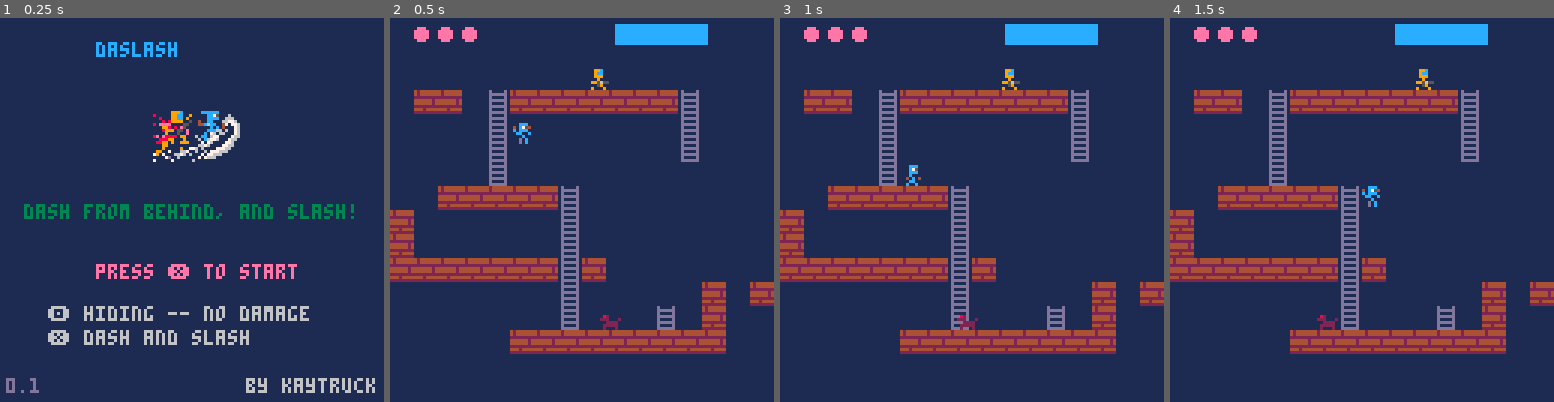
Above: before the commit, frames 1-4 (left to right).
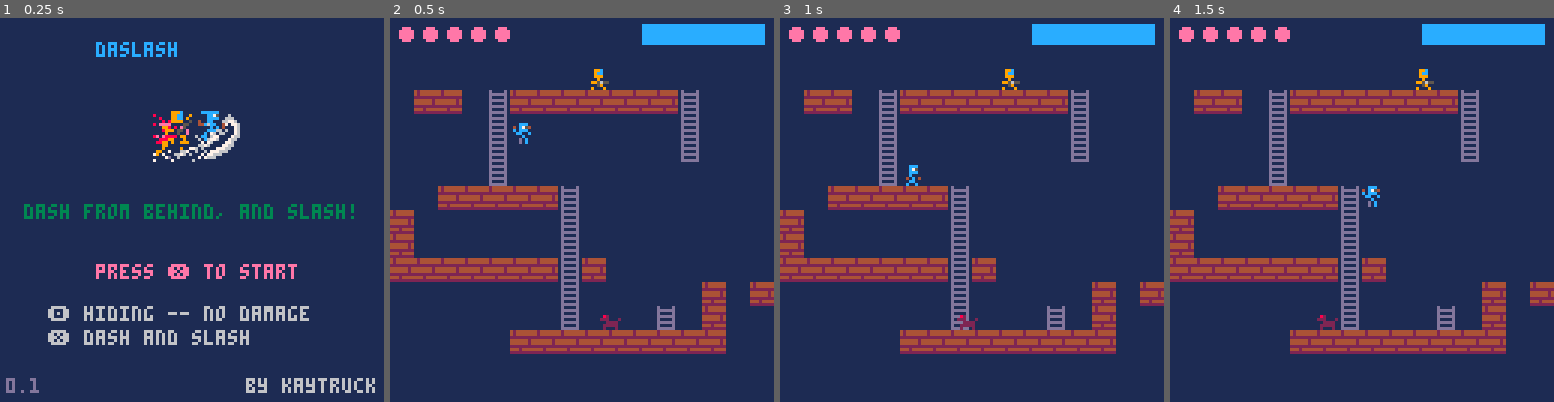
Above: after the commit, the same moments.

Repository: kaytruck/daslash
Game: PICO-8 cartridge daslash.p8
Same seed, same stepped clock (60 frames per second), same inputs: the game is played once before the commit and once after it.
Inputs:
- Up to frame 1 (0.25 s): no input
- Up to frame 2 (0.5 s): tap X (X key) at 0.33 s
- Up to frame 3 (1 s): tap O (Z key) at 0.7 s
- Up to frame 4 (1.5 s): tap X (X key) at 1.07 s

Frame 1 is identical in both runs. In frame 2, 2.0% of the frame differs, in the area x 2-98%, y 1-8%; in frame 3, 2.0%; in frame 4, 2.0%.

Commit message:
画面表示位置の改善

Diff:
--- a/main.lua
+++ b/main.lua
@@ -74,11 +74,12 @@
 	cls(1)
 	draw_map()
 	-- draw player hp
-	for i=1,player.hp do
-		circfill(2 + 8 * i, 5, 2, 14)
+	for i=0, player.hp - 1 do
+		circfill(5 + 8 * i, 5, 2, 14)
 	end
-	-- draw hiding time
-	rectfill(75, 2, 105, 8, 13)
+	-- draw hiding time bar
+	local hbx = 84
+	rectfill(hbx, 2, (hbx + player.hiding_cnt_max), 8, 13)
 	local hiding_bar_col = 7
 	if player.hiding_cnt == 0 then
 		hiding_bar_col = 12
@@ -86,7 +87,7 @@
 	if player.hiding_limit then
 		hiding_bar_col = 2
 	end
-	rectfill(75, 2, (75 + player.hiding_cnt_max - player.hiding_cnt), 8, hiding_bar_col)
+	rectfill(hbx, 2, (hbx + player.hiding_cnt_max - player.hiding_cnt), 8, hiding_bar_col)
 
 	if player.hiding then
 		draw_player(player)
--- a/player.lua
+++ b/player.lua
@@ -18,9 +18,9 @@
 		dash_time=0,
 		dash_time_max = 6,
 		hiding_cnt = 0,
-		hiding_cnt_max = 30,
+		hiding_cnt_max = 40,
 		atk=3,
-		hp=3,
+		hp=5,					-- hp
 		-- stat
 		running=false,
 		falling=false,
